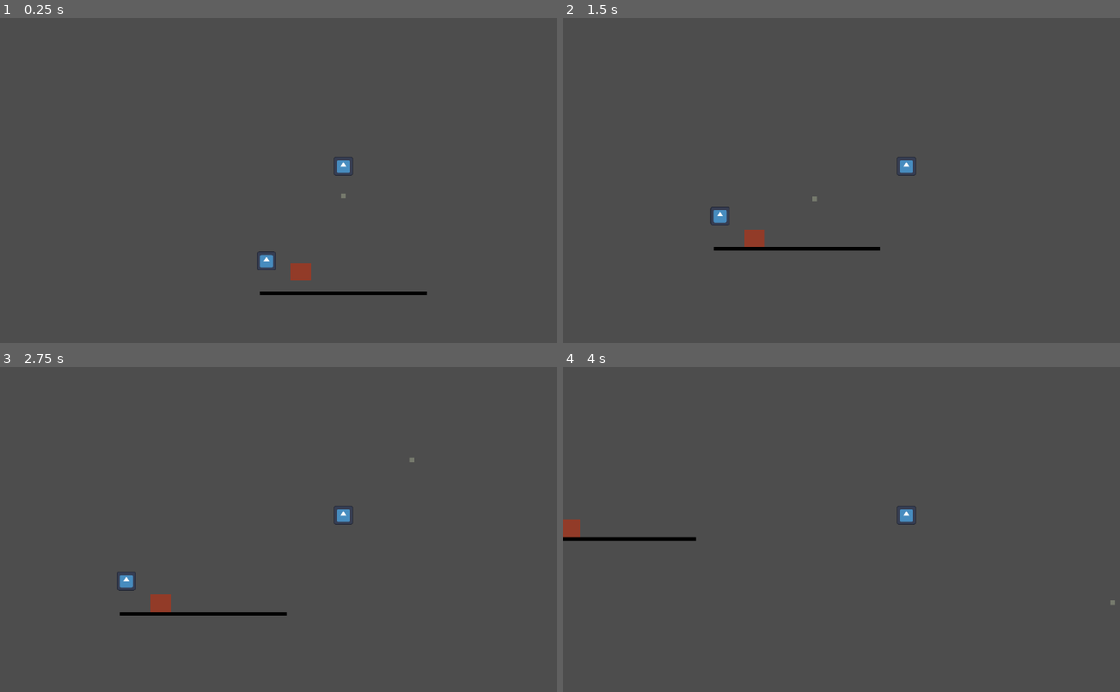
Above: before the commit, frames 1-4 (two rows, left to right).
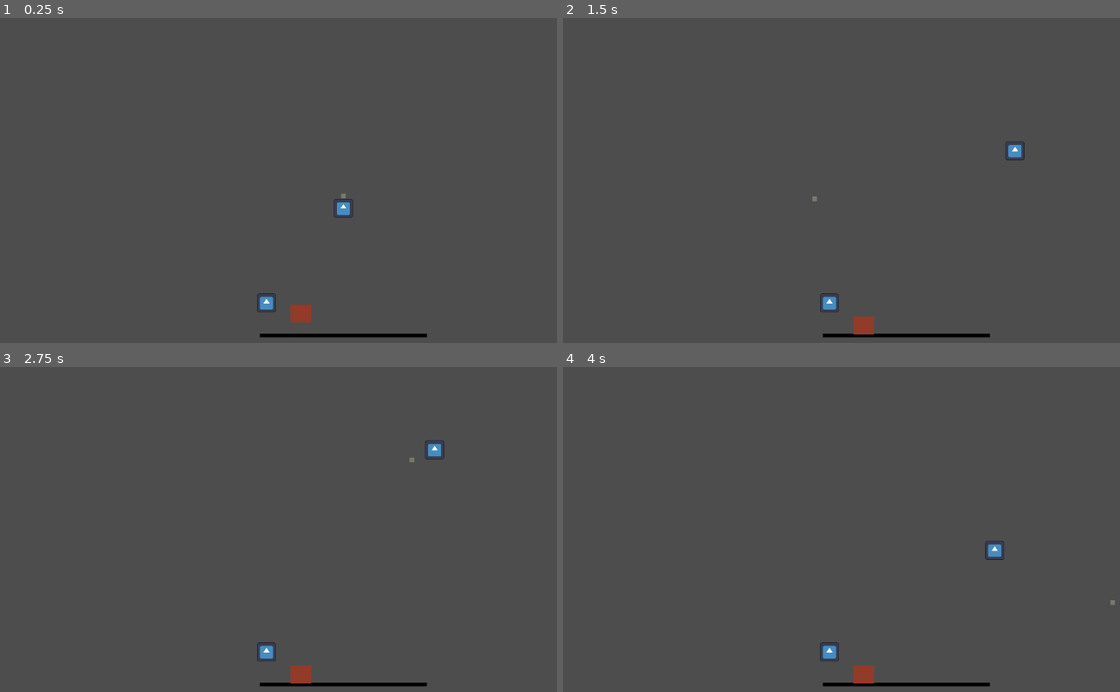
Above: after the commit, the same moments.

Repository: pradoh97/horde
Game: Godot game, scene res://level.tscn
Same seed, same stepped clock (60 frames per second), same inputs: the game is played once before the commit and once after it. The engine's default icon, where the game draws it, is replaced by a stand-in: a white triangle on a blue panel in a dark square.
Inputs (mouse positions are in pixels of both pictures, inside the frame that each line leads up to):
- Up to frame 1 (0.25 s): no input
- Up to frame 2 (1.5 s): move the mouse to (1058, 177) at 0.52 s; press the mouse at (1058, 177) at 0.53 s; release the mouse at (1058, 177) at 1.25 s; drag from (769, 216) to (908, 167) at 1.27 s
- Up to frame 3 (2.75 s): move the mouse to (412, 461) at 2.02 s; press the mouse at (412, 461) at 2.03 s
- Up to frame 4 (4 s): release the mouse at (975, 461) at 2.75 s; drag from (869, 620) to (975, 461) at 2.77 s; move the mouse to (1114, 604) at 3.52 s; press the mouse at (1114, 604) at 3.53 s

The runs differ from the first frame. In frame 1, 1.6% of the frame differs, in the area x 46-77%, y 42-99%; in frame 2, 1.6%; in frame 3, 1.6%, in the area x 20-80%, y 22-99%; in frame 4, 1.5%.

Commit message:
Halt army when reaching leader

Diff:
--- a/experimental/army_leader/army.gd
+++ b/experimental/army_leader/army.gd
@@ -49,11 +49,11 @@
 	for minion in minions:
 		minion.be_commanded()
 
-
 func halt_minions():
 	chase = false
 	for minion in minions:
 		minion.reached_destination = true
+
 
 func disband_minions():
 	chase = false
@@ -71,9 +71,12 @@
 		new_minion.max_speed_left_behind = max_speed_left_behind
 
 
-func _on_mouse_body_entered(_body):
-	halt_minions()
+func _on_mouse_area_entered(area):
+	var minion: MinionExperimental = area.get_parent()
+	if minion.is_leading:
+		halt_minions()
 
-func _on_mouse_body_exited(body):
-	if leader.following_orders and body == leader:
+func _on_mouse_area_exited(area):
+	var minion: MinionExperimental = area.get_parent()
+	if leader.following_orders and minion == leader:
 		command_minions()
--- a/experimental/army_leader/minion.tscn
+++ b/experimental/army_leader/minion.tscn
@@ -65,6 +65,9 @@
 [sub_resource type="RectangleShape2D" id="RectangleShape2D_ywcdx"]
 size = Vector2(360, 360)
 
+[sub_resource type="RectangleShape2D" id="RectangleShape2D_cpaw6"]
+size = Vector2(168, 154)
+
 [node name="Minion" type="CharacterBody2D"]
 collision_layer = 4
 collision_mask = 13
@@ -90,4 +93,11 @@
 [node name="CollisionShape2D" type="CollisionShape2D" parent="InfectArea"]
 shape = SubResource("RectangleShape2D_ywcdx")
 
+[node name="DestinationArea" type="Area2D" parent="."]
+collision_layer = 16
+collision_mask = 512
+
+[node name="CollisionShape2D" type="CollisionShape2D" parent="DestinationArea"]
+shape = SubResource("RectangleShape2D_cpaw6")
+
 [connection signal="body_entered" from="InfectArea" to="." method="_on_infect_area_body_entered"]
--- /dev/null
+++ b/level.gd
@@ -0,0 +1,5 @@
+extends Node2D
+
+func _ready():
+	$Mouse.area_entered.connect($Army._on_mouse_area_entered)
+	$Mouse.area_exited.connect($Army._on_mouse_area_exited)
--- a/level.tscn
+++ b/level.tscn
@@ -1,8 +1,12 @@
-[gd_scene load_steps=9 format=3 uid="uid://qm3e3y4bogel"]
+[gd_scene load_steps=10 format=3 uid="uid://qm3e3y4bogel"]
 
+[ext_resource type="Script" uid="uid://buhwamjhhmanh" path="res://level.gd" id="1_0b4ue"]
 [ext_resource type="PackedScene" uid="uid://dmrc341gv6ohb" path="res://experimental/army_leader/army.tscn" id="1_vonw3"]
 [ext_resource type="Script" uid="uid://dwgxsi4vbqent" path="res://mouse.gd" id="2_vonw3"]
 [ext_resource type="PackedScene" uid="uid://dfvp6yysbr662" path="res://experimental/army_leader/minion.tscn" id="3_oi3di"]
+
+[sub_resource type="CircleShape2D" id="CircleShape2D_u52ul"]
+radius = 62.649822
 
 [sub_resource type="RectangleShape2D" id="RectangleShape2D_u52ul"]
 size = Vector2(1116, 20)
@@ -14,13 +18,26 @@
 [sub_resource type="GradientTexture1D" id="GradientTexture1D_oi3di"]
 gradient = SubResource("Gradient_vonw3")
 
-[sub_resource type="CircleShape2D" id="CircleShape2D_u52ul"]
-radius = 62.649822
-
 [sub_resource type="RectangleShape2D" id="RectangleShape2D_vonw3"]
 size = Vector2(140, 120)
 
 [node name="Level" type="Node2D"]
+script = ExtResource("1_0b4ue")
+
+[node name="Mouse" type="Area2D" parent="."]
+position = Vector2(-986, -881)
+collision_layer = 512
+collision_mask = 16
+script = ExtResource("2_vonw3")
+metadata/_edit_group_ = true
+
+[node name="CollisionShape2D" type="CollisionShape2D" parent="Mouse"]
+shape = SubResource("CircleShape2D_u52ul")
+
+[node name="Polygon2D" type="Polygon2D" parent="Mouse"]
+position = Vector2(-858, -696)
+color = Color(0.9035203, 0.9590116, 0.77403754, 0.27058825)
+polygon = PackedVector2Array(876, 681, 841, 681, 841, 711, 876, 711)
 
 [node name="Army" parent="." instance=ExtResource("1_vonw3")]
 position = Vector2(0, -459)
@@ -34,6 +51,12 @@
 [node name="Camera2D" type="Camera2D" parent="Army"]
 position = Vector2(0, -83)
 zoom = Vector2(0.25, 0.25)
+drag_horizontal_enabled = true
+drag_vertical_enabled = true
+drag_left_margin = 0.5
+drag_top_margin = 0.5
+drag_right_margin = 0.5
+drag_bottom_margin = 0.5
 
 [node name="Floor" type="StaticBody2D" parent="."]
 position = Vector2(0, 116)
@@ -44,20 +67,6 @@
 [node name="Sprite2D" type="Sprite2D" parent="Floor"]
 scale = Vector2(4.3671875, 24)
 texture = SubResource("GradientTexture1D_oi3di")
-
-[node name="Mouse" type="Area2D" parent="."]
-position = Vector2(-986, -881)
-collision_mask = 4
-script = ExtResource("2_vonw3")
-metadata/_edit_group_ = true
-
-[node name="CollisionShape2D" type="CollisionShape2D" parent="Mouse"]
-shape = SubResource("CircleShape2D_u52ul")
-
-[node name="Polygon2D" type="Polygon2D" parent="Mouse"]
-position = Vector2(-858, -696)
-color = Color(0.9035203, 0.9590116, 0.77403754, 0.27058825)
-polygon = PackedVector2Array(876, 681, 841, 681, 841, 711, 876, 711)
 
 [node name="RigidBody2D" type="RigidBody2D" parent="."]
 position = Vector2(-286, -61)
--- a/project.godot
+++ b/project.godot
@@ -29,3 +29,5 @@
 2d_physics/layer_2="army_body"
 2d_physics/layer_3="minion"
 2d_physics/layer_4="minion_infect_area"
+2d_physics/layer_5="minion_target_area"
+2d_physics/layer_10="mouse_area"
Not shown: 1 places in experimental/army_leader/minion.tscn that only renumber resources
Not shown, added: level.gd.uid
